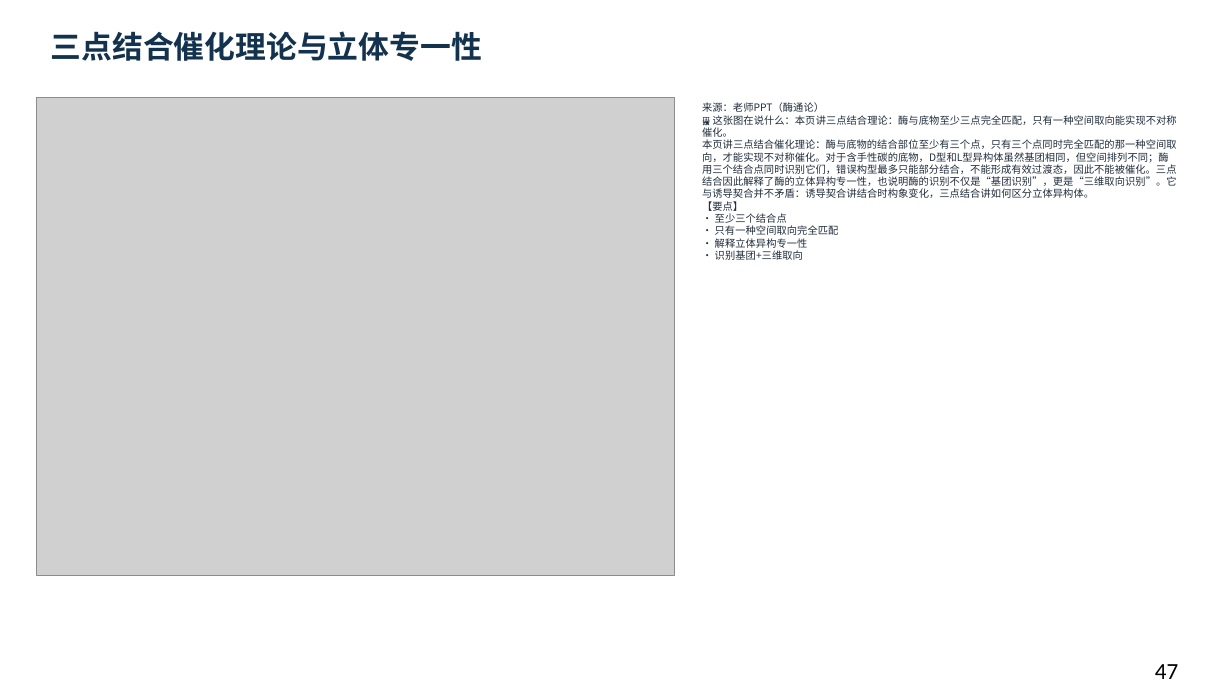
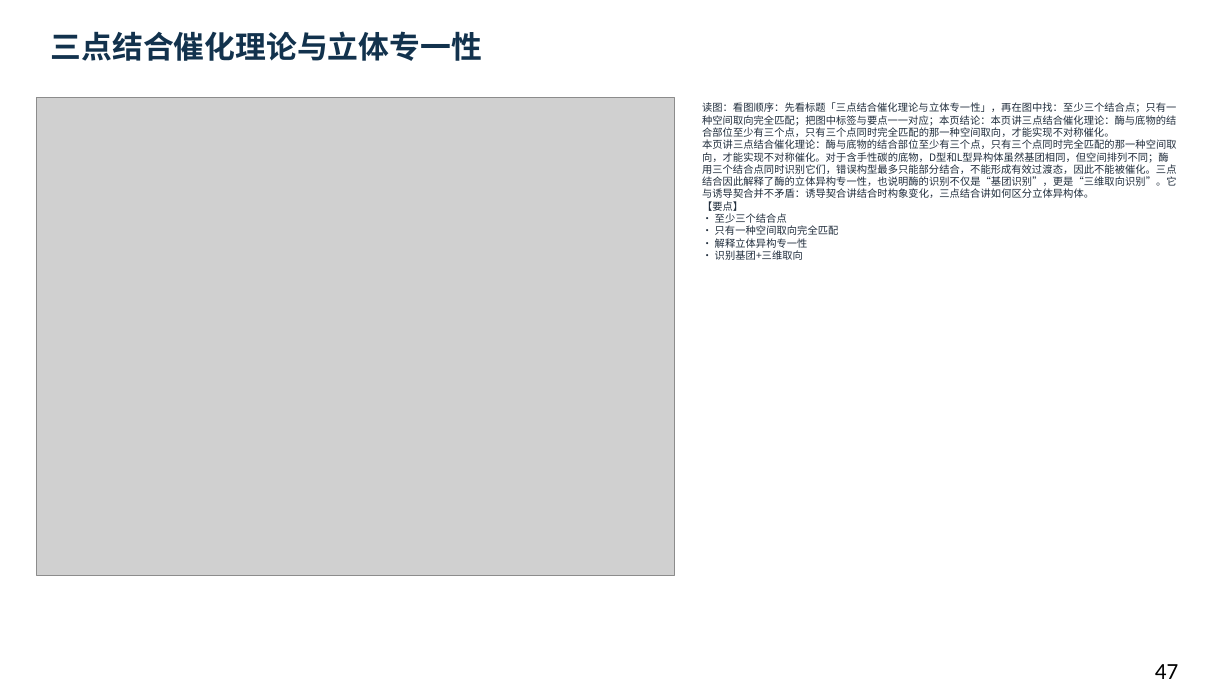
Before and after one commit to newkan-li/Biochemistry, a slide deck: slide 47 of downloads/bc06-ai-style.pptx. Drawn at 1232x693 pixels with LibreOffice and Linux fonts; fonts in the diff are those of the drawing; grey boxes stand for pictures. Boxes give left, top, right and bottom in pixels: in the first picture for what was removed or moved away, otherwise in the second. Text is boxed around its words. In the diff, an @@ line names an element or a change of style, - is before the commit and + after.

```diff
--- a/downloads/bc06-ai-style.pptx
+++ b/downloads/bc06-ai-style.pptx
@@ text at [702,102,1177,260]: text changed @@
-来源：老师PPT（酶通论）
-🖼 这张图在说什么：本页讲三点结合理论：酶与底物至少三点完全匹配，只有一种空间取向能实现不对称催化。
-本页讲三点结合催化理论：酶与底物的结合部位至少有三个点，只有三个点同时完全匹配的那一种空间取向，才能实现不对称催化。对于含手性碳的底物，D型和L型异构体虽然基团相同，但空间排列不同；酶用三个结合点同时识别它们，错误构型最多只能部分结合，不能形成有效过渡态，因此不能被催化。三点结合因此解释了酶的立体异构专一性，也说明酶的识别不仅是“基团识别”，更是“三维取向识别”。它与诱导契合并不矛盾：诱导契合讲结合时构象变化，三点结合讲如何区分立体异构体。
-【要点】
-• 至少三个结合点
-• 只有一种空间取向完全匹配
-• 解释立体异构专一性
-• 识别基团+三维取向
+读图：看图顺序：先看标题「三点结合催化理论与立体专一性」，再在图中找：至少三个结合点；只有一种空间取向完全匹配；把图中标签与要点一一对应；本页结论：本页讲三点结合催化理论：酶与底物的结合部位至少有三个点，只有三个点同时完全匹配的那一种空间取向，才能实现不对称催化。
+本页讲三点结合催化理论：酶与底物的结合部位至少有三个点，只有三个点同时完全匹配的那一种空间取向，才能实现不对称催化。对于含手性碳的底物，D型和L型异构体虽然基团相同，但空间排列不同；酶用三个结合点同时识别它们，错误构型最多只能部分结合，不能形成有效过渡态，因此不能被催化。三点结合因此解释了酶的立体异构专一性，也说明酶的识别不仅是“基团识别”，更是“三维取向识别”。它与诱导契合并不矛盾：诱导契合讲结合时构象变化，三点结合讲如何区分立体异构体。
+【要点】
+• 至少三个结合点
+• 只有一种空间取向完全匹配
+• 解释立体异构专一性
+• 识别基团+三维取向
```
Also in this commit, not shown: 151 other slides changed, 5 other files.
